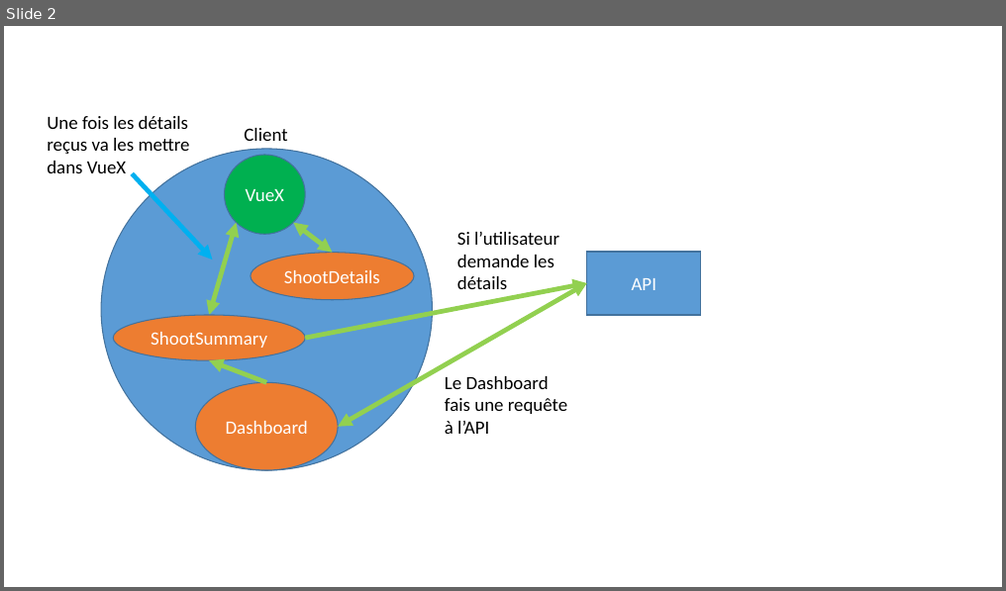
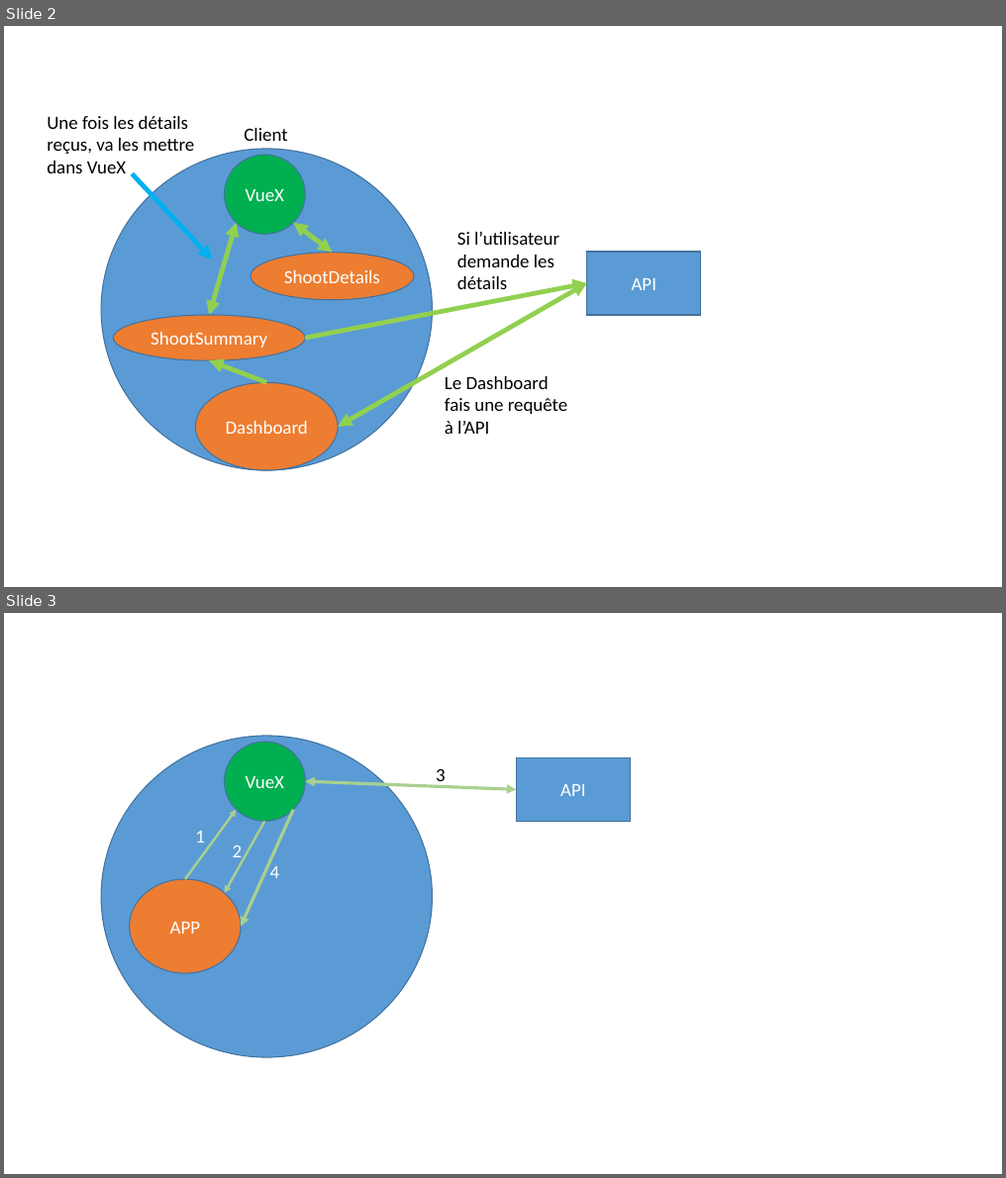
Before and after one commit to mbonjour/Shoot4Stats, a slide deck: Documentation/Annexes/Maquettes_Schemas/schemas.pptx. Shown one above the other, each under a label of ours: slide 2 before the commit, slides 2 and 3 after it. The pictures are 1006x591 and 1006x1178 pixels, drawn with LibreOffice and Linux fonts; fonts in the diff are those of the drawing. Boxes give left, top, right and bottom in pixels: in the first picture for what was removed or moved away, otherwise in the second. Text is boxed around its words. In the diff, an @@ line names an element or a change of style, - is before the commit and + after.

```diff
--- a/Documentation/Annexes/Maquettes_Schemas/schemas.pptx
+++ b/Documentation/Annexes/Maquettes_Schemas/schemas.pptx
@@ slide 3 added at (x1=4, y1=613, x2=1002, y2=1174), background #FFFFFF @@
@@ ellipse added at (x1=101, y1=736, x2=433, y2=1058), fill #5B9BD5, outline #43739E 1 pt @@
@@ ellipse added at (x1=224, y1=742, x2=305, y2=821), fill #00B050, outline #43739E 1 pt, 18 pt, text #FFFFFF @@
+VueX
@@ rectangle added at (x1=516, y1=759, x2=630, y2=822), fill #5B9BD5, outline #43739E 1 pt, 18 pt, text #FFFFFF @@
+API
@@ double arrow added from (305, 781) to (516, 789), #A9D18E 3 pt @@
@@ text added at (x1=436, y1=768, x2=446, y2=786), 18 pt, text #000000 @@
+3
@@ arrow added from (185, 879) to (236, 810), #A9D18E 2.25 pt @@
@@ arrow added from (294, 810) to (241, 927), #A9D18E 3 pt @@
@@ text added at (x1=195, y1=831, x2=205, y2=843), 18 pt, text #FFFFFF @@
+1
@@ arrow added from (264, 821) to (224, 893), #A9D18E 2.25 pt @@
@@ text added at (x1=233, y1=846, x2=243, y2=862), 18 pt, text #FFFFFF @@
+2
@@ ellipse added at (x1=130, y1=879, x2=242, y2=973), fill #ED7D31, outline #43739E 1 pt, 18 pt, text #FFFFFF @@
+APP
@@ text added at (x1=270, y1=866, x2=280, y2=878), 18 pt, text #FFFFFF @@
+4
@@ slide 2 changed as well @@
@@ text at (x1=47, y1=116, x2=194, y2=174): text changed @@
-Une fois les détails reçus va les mettre dans VueX
+Une fois les détails reçus, va les mettre dans VueX
```
Also in this commit, not shown: 1 other slide changed, 16 other files.
